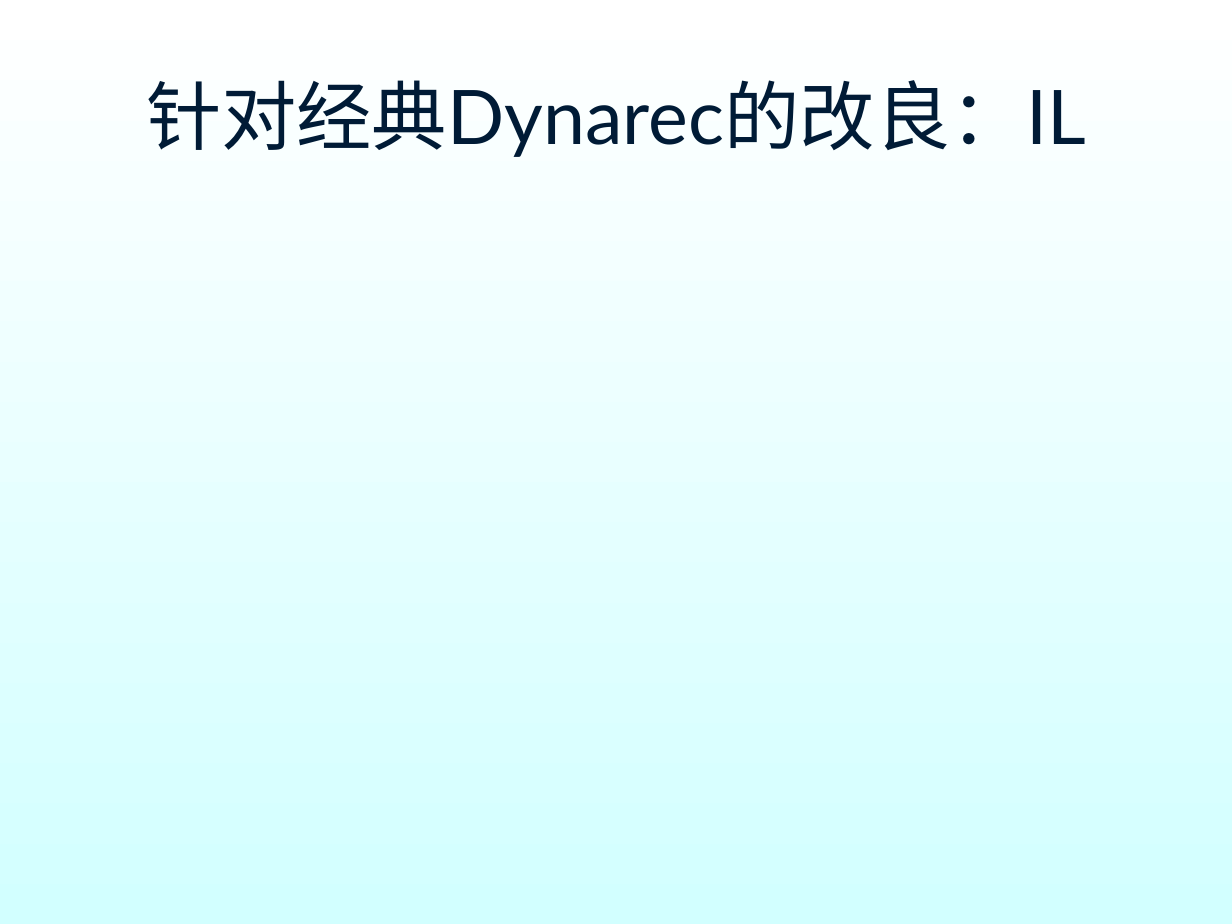
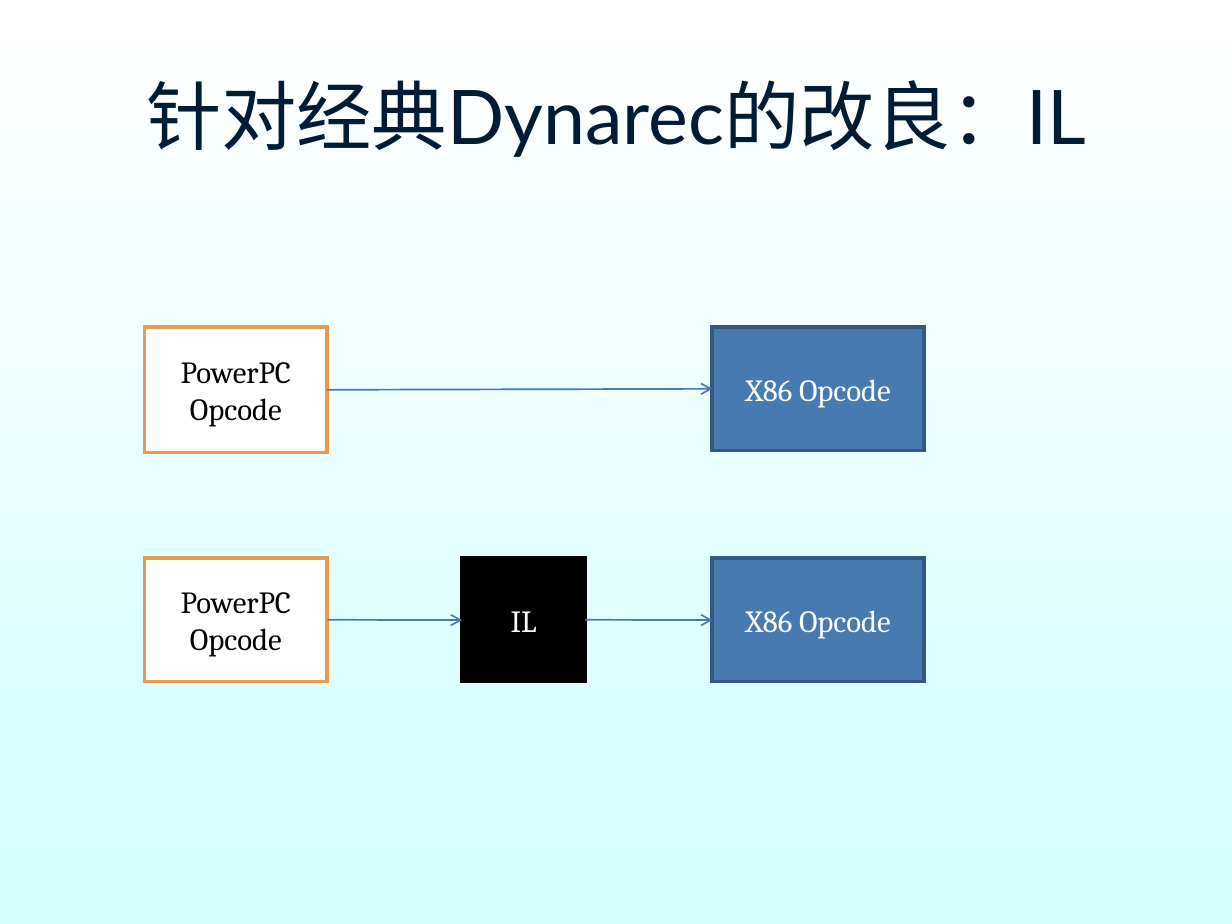
Before and after one commit to hyperiris/openhyper, a slide deck: slide 24 of dynarec_ppt/dynarec.ppt. Drawn at 1232x924 pixels with LibreOffice and Linux fonts; fonts in the diff are those of the drawing; background and template pictures are left out. Boxes give left, top, right and bottom in pixels: in the first picture for what was removed or moved away, otherwise in the second. Text is boxed around its words. In the diff, an @@ line names an element or a change of style, - is before the commit and + after.

```diff
--- a/dynarec_ppt/dynarec.ppt
+++ b/dynarec_ppt/dynarec.ppt
@@ rectangle added at box(144, 328, 326, 453), fill #FFFFFF, outline #E89A53 2.01 pt, 18 pt, text #000000 @@
+PowerPC Opcode
@@ rectangle added at box(712, 328, 924, 451), fill #477AB1, outline #325881 2.01 pt, 18 pt, text #FFFFFF @@
+X86 Opcode
@@ arrow added from (328, 389) to (712, 389), #477AB1 0.99 pt @@
@@ rounded rectangle added at box(144, 558, 326, 681), fill #FFFFFF, outline #E89A53 2.01 pt, 18 pt, text #000000 @@
+PowerPC Opcode
@@ rectangle added at box(462, 558, 585, 681), fill #000000, outline #000000 2.01 pt, 18 pt, text #FFFFFF @@
+IL
@@ rectangle added at box(712, 558, 924, 681), fill #477AB1, outline #325881 2.01 pt, 18 pt, text #FFFFFF @@
+X86 Opcode
@@ arrow added from (328, 620) to (462, 620), #477AB1 0.99 pt @@
@@ arrow added from (585, 620) to (712, 620), #477AB1 0.99 pt @@
```
Also in this commit, not shown: 1 other slide changed, 1 slide added.
